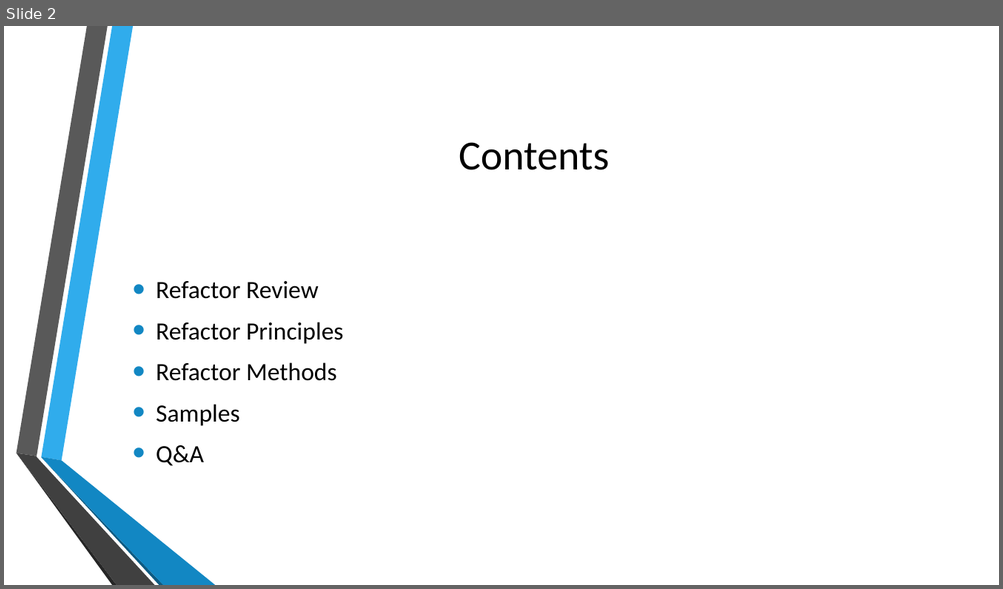
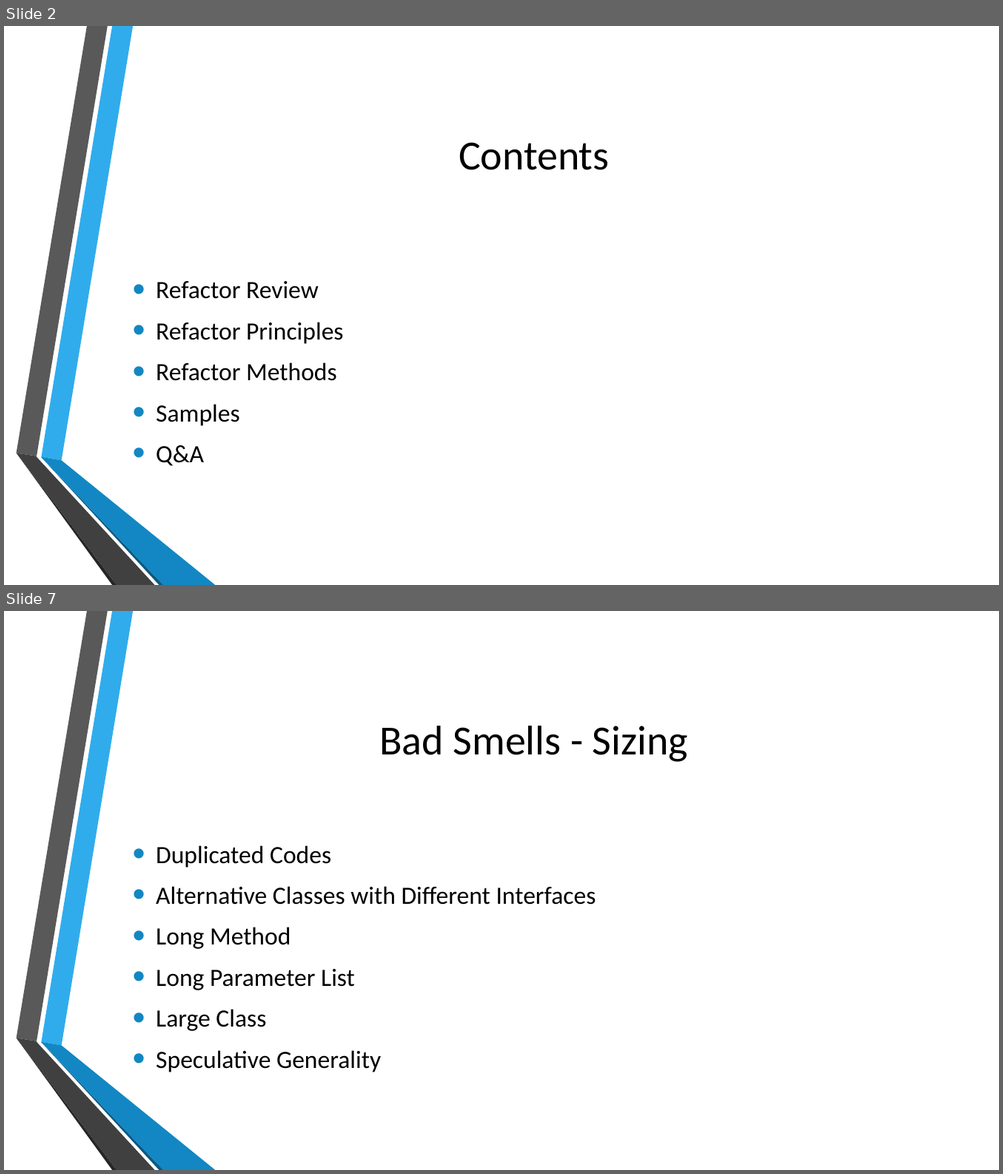
Before and after one commit to zhangyun/sharings, a slide deck: Refactoring - Java/Refactoring.pptx. Shown one above the other, each under a label of ours: slide 2 before the commit, slides 2 and 7 after it; the slides between them are not shown. The pictures are 1003x589 and 1003x1174 pixels, drawn with LibreOffice and Linux fonts; fonts in the diff are those of the drawing; background and template pictures are left out. Boxes give left, top, right and bottom in pixels: in the first picture for what was removed or moved away, otherwise in the second. Text is boxed around its words. In the diff, an @@ line names an element or a change of style, - is before the commit and + after.

```diff
--- a/Refactoring - Java/Refactoring.pptx
+++ b/Refactoring - Java/Refactoring.pptx
@@ slide 7 added at bbox=[4, 611, 999, 1170], background picture (left out); not listed: 6 template elements that a slide beside it also shows @@
@@ title added at bbox=[379, 726, 688, 762], 40 pt, text #000000 @@
+Bad Smells - Sizing
@@ text added at bbox=[156, 846, 596, 1073], 24 pt, text #000000 @@
+• Duplicated Codes
+• Alternative Classes with Different Interfaces
+• Long Method
+• Long Parameter List
+• Large Class
+• Speculative Generality
```
Also in this commit, not shown: 1 slide changed, 11 other slides added, 2 slides removed.
